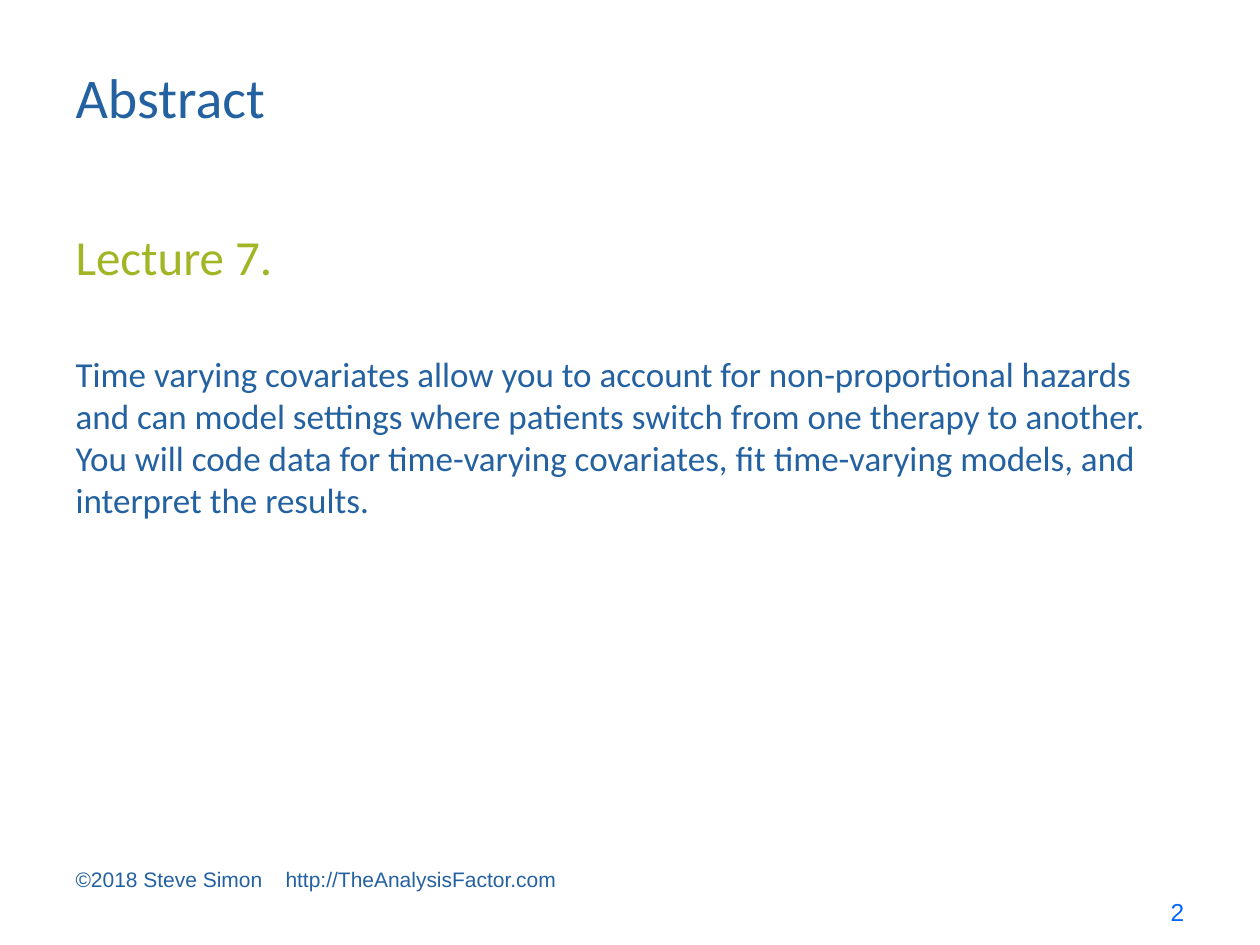
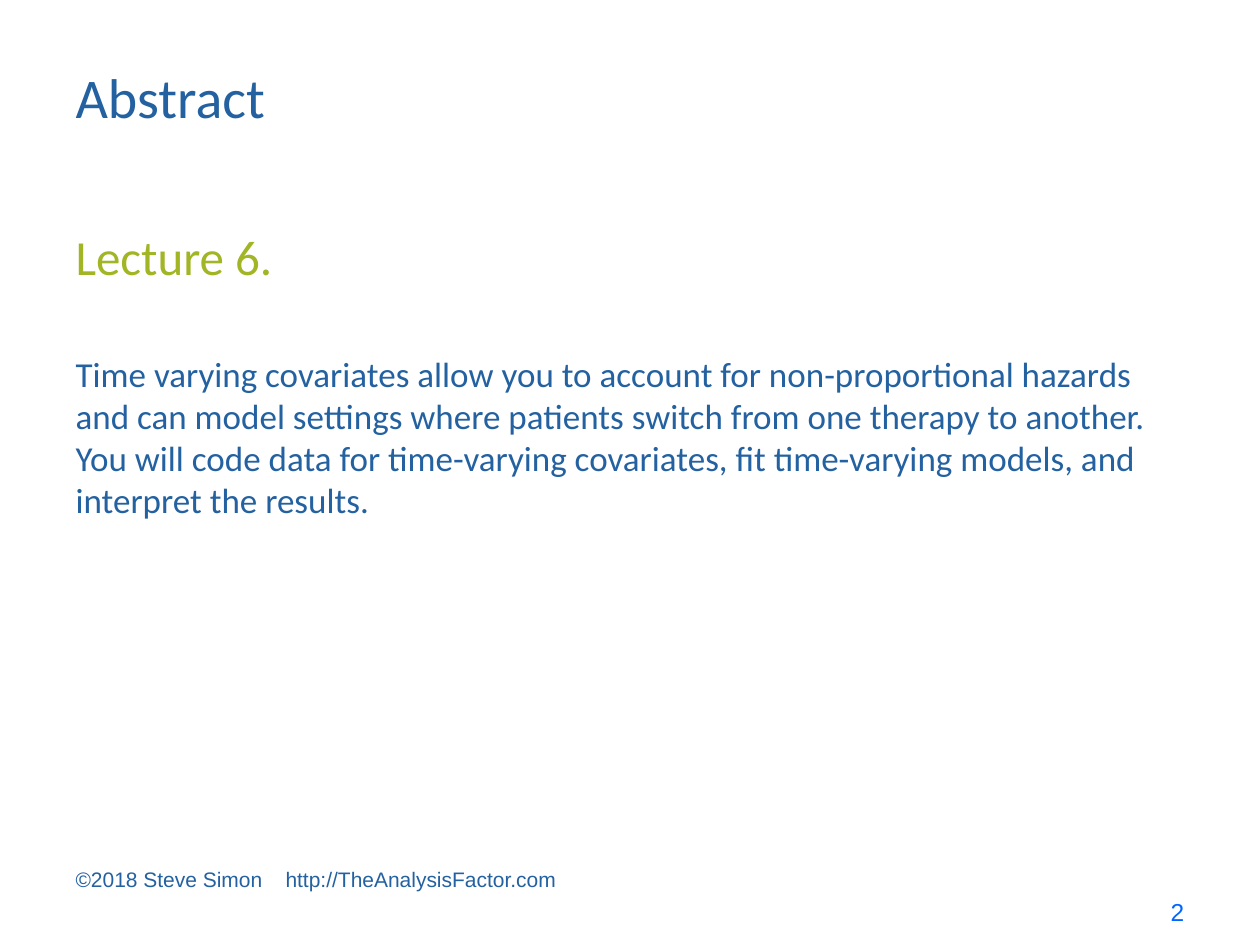
Before and after one commit to pmean/survival-models, a slide deck: slide 2 of bin/survival lecture 6.pptx. Drawn at 1260x945 pixels with LibreOffice and Linux fonts; fonts in the diff are those of the drawing. Boxes give left, top, right and bottom in pixels: in the first picture for what was removed or moved away, otherwise in the second. Text is boxed around its words. In the diff, an @@ line names an element or a change of style, - is before the commit and + after.

```diff
--- a/bin/survival lecture 6.pptx
+++ b/bin/survival lecture 6.pptx
@@ text at (76,242,272,276): text changed @@
-Lecture 7.
+Lecture 6.
```
Also in this commit, not shown: 25 slides added, 10 other files.
